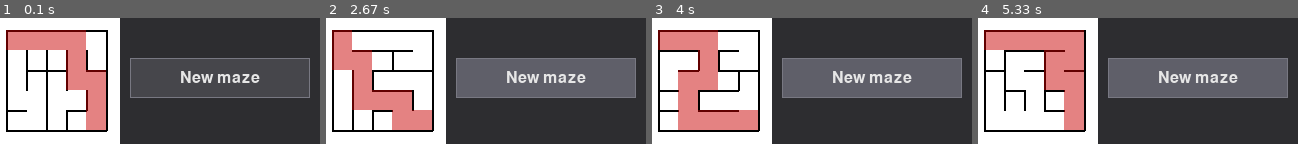
Above: before the commit, frames 1-4 (left to right).
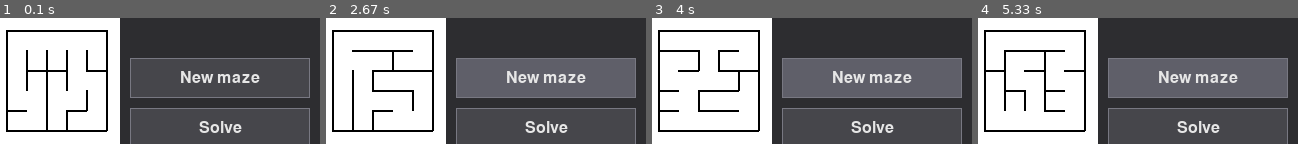
Above: after the commit, the same moments.

Repository: Jag-commits/Comp359-T1
Game: pygame game, started from main.py
Two runs of this game, one before a commit and one after it. Both use one fixed random seed, a clock stepped at 60 frames per second and the inputs below.
Inputs (mouse positions are in pixels of both pictures, inside the frame that each line leads up to):
- Up to frame 1 (0.1 s): no input
- Up to frame 2 (2.67 s): click (546, 126) at 0.38 s, where only the run after the commit has a clickable "Solve"; click (482, 88) at 0.72 s; click (383, 62) at 1.05 s; click (601, 125) at 1.38 s; click (489, 38) at 1.72 s; click (466, 112) at 2.05 s; click (473, 59) at 2.38 s
- Up to frame 3 (4 s): click (764, 54) at 2.72 s; click (895, 69) at 3.05 s; click (911, 78) at 3.38 s; click (879, 58) at 3.72 s
- Up to frame 4 (5.33 s): click (1038, 55) at 4.05 s; click (1147, 74) at 4.38 s; click (1038, 73) at 4.72 s; click (1221, 93) at 5.05 s

The runs differ from the first frame. In frame 1, 25% of the frame differs, in the area x 1-97%, y 9-100%; in frame 2, 25%; in frame 3, 27%; in frame 4, 27%.

Commit message:
solve button

Diff:
--- a/pygame_grid.py
+++ b/pygame_grid.py
@@ -45,7 +45,7 @@
 
 
 
-def draw_grid(screen, grid, offset_x: int, offset_y: int, rows: int, cols: int): #helper
+def draw_grid(screen, grid, offset_x: int, offset_y: int, rows: int, cols: int, path=None): #helper
     # this looks really bad, but all it does is dynamicaly draw the cells and walls based on the grid
     for r in range(rows):
         for c in range(cols):
@@ -62,11 +62,9 @@
             WALL_THICKNESS,
         )
 
-    path = aStar((0, 0), (cols - 1, rows - 1), grid)
-    for (r,c) in path:
-        draw_path(screen, c, r, PADDING, PADDING)
-        #pygame.display.flip()
-        #pygame.time.delay(SPEED) dont run this, kind of animates
+    if path:
+        for (r, c) in path:
+            draw_path(screen, c, r, offset_x, offset_y)
 
 def draw_path(screen, row: int, col: int, offset_x: int, offset_y: int):
         x = offset_x + col * CELL_SIZE
@@ -118,6 +116,13 @@
         btn_w,
         BUTTON_HEIGHT,
     )
+    btn_solve = pygame.Rect(
+        sidebar.x + SIDEBAR_PAD,
+        sidebar.y + BUTTON_HEIGHT * 2 + SIDEBAR_PAD,
+        btn_w,
+        BUTTON_HEIGHT,
+    )
+    show_solution = False
     is_playing = autoplay
     SPEED = max(1, speed)
     running = True
@@ -130,8 +135,9 @@
             elif event.type == pygame.MOUSEBUTTONDOWN and event.button == pygame.BUTTON_LEFT:
                 if btn_new.collidepoint(event.pos):  # new maze button
                     grid = make_maze(uf_name, rows, cols, components, random, verbose=verbose)
-                                                     # add more buttons here
-                                                     #input for width and hight and components
+                    show_solution = False
+                elif btn_solve.collidepoint(event.pos):
+                    show_solution = True
 
             elif event.type == pygame.KEYDOWN:
                 if event.key == pygame.K_SPACE: #pause / start
@@ -140,9 +146,14 @@
         screen.fill(BG_COLOR)
         pygame.draw.rect(screen, SIDEBAR_BG, sidebar)
 
-        draw_grid(screen, grid, PADDING, PADDING, rows, cols) #rewrite
+        if show_solution:
+            path = aStar((0, 0), (cols - 1, rows - 1), grid)
+            draw_grid(screen, grid, PADDING, PADDING, rows, cols, path)
+        else:
+            draw_grid(screen, grid, PADDING, PADDING, rows, cols)
 
         draw_button(screen, font, btn_new, "New maze", btn_new.collidepoint(mouse))
+        draw_button(screen, font, btn_solve, "Solve", btn_solve.collidepoint(mouse))
 
         pygame.display.flip()
         clock.tick(SPEED)
